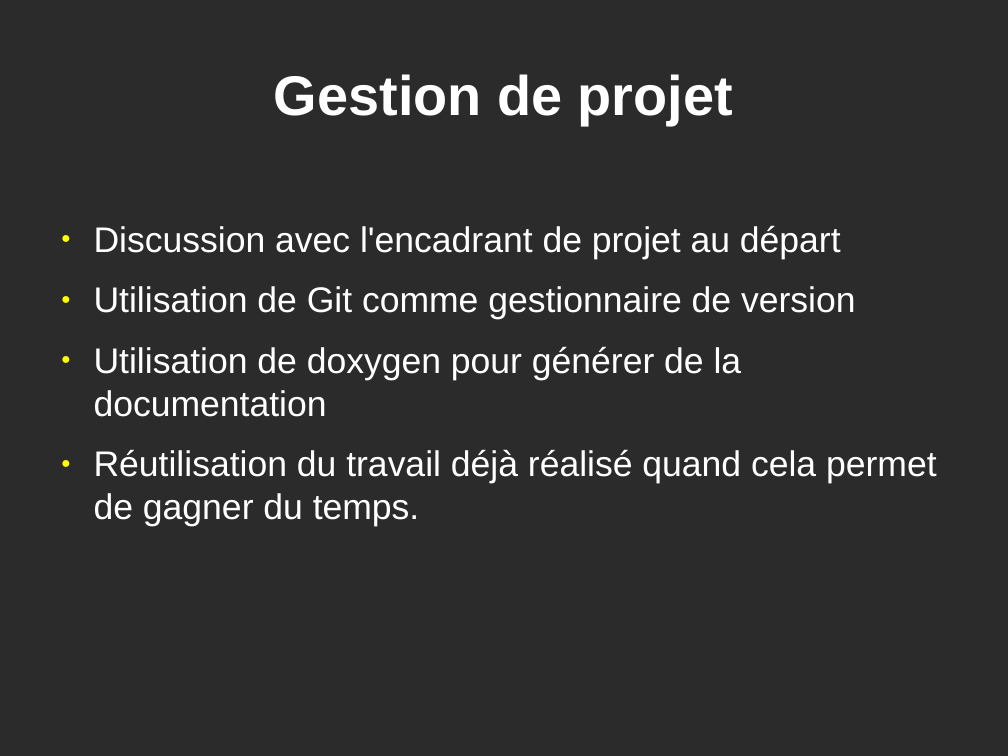
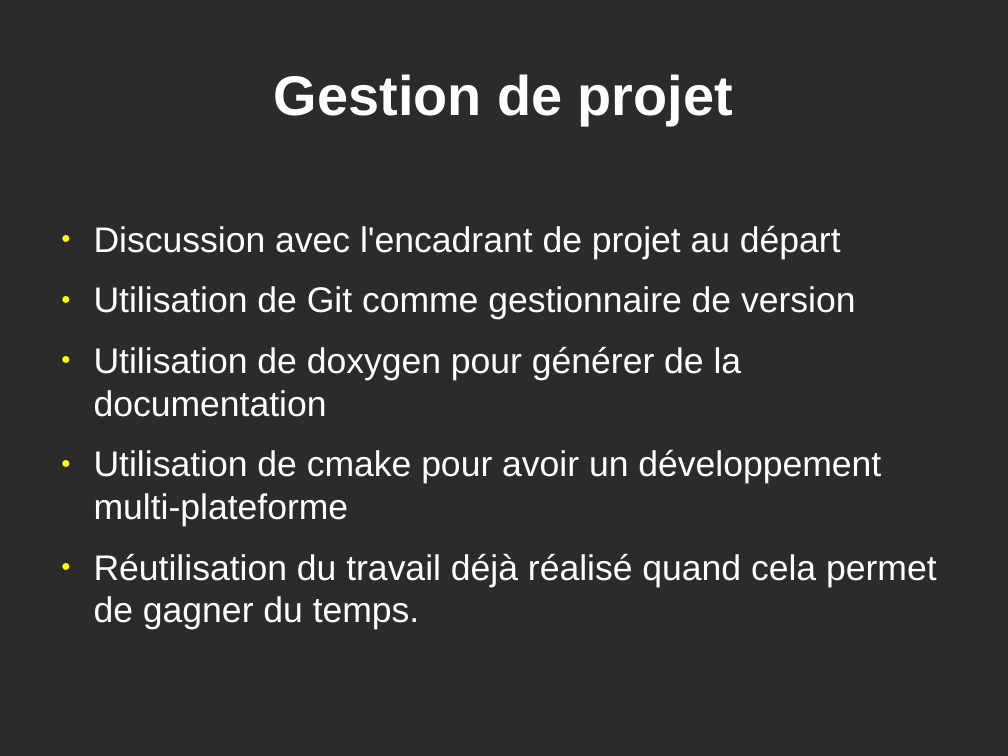
Before and after one commit to GuillaumeSmaha/BriquettePhysique, a slide deck: slide 6 of rapport/presentation/presentation_briquette.odp. Drawn at 1008x756 pixels with LibreOffice and Linux fonts; fonts in the diff are those of the drawing; background and template pictures are left out; a plain dark background stands for a picture behind light text. Boxes give left, top, right and bottom in pixels: in the first picture for what was removed or moved away, otherwise in the second. Text is boxed around its words. In the diff, an @@ line names an element or a change of style, - is before the commit and + after.

```diff
--- a/rapport/presentation/presentation_briquette.odp
+++ b/rapport/presentation/presentation_briquette.odp
@@ text at box(94, 449, 881, 526): paragraph added @@
+● Utilisation de cmake pour avoir un développement multi-plateforme
```
Also in this commit, not shown: 2 other slides changed, 3 slides added, 1 slide removed.
